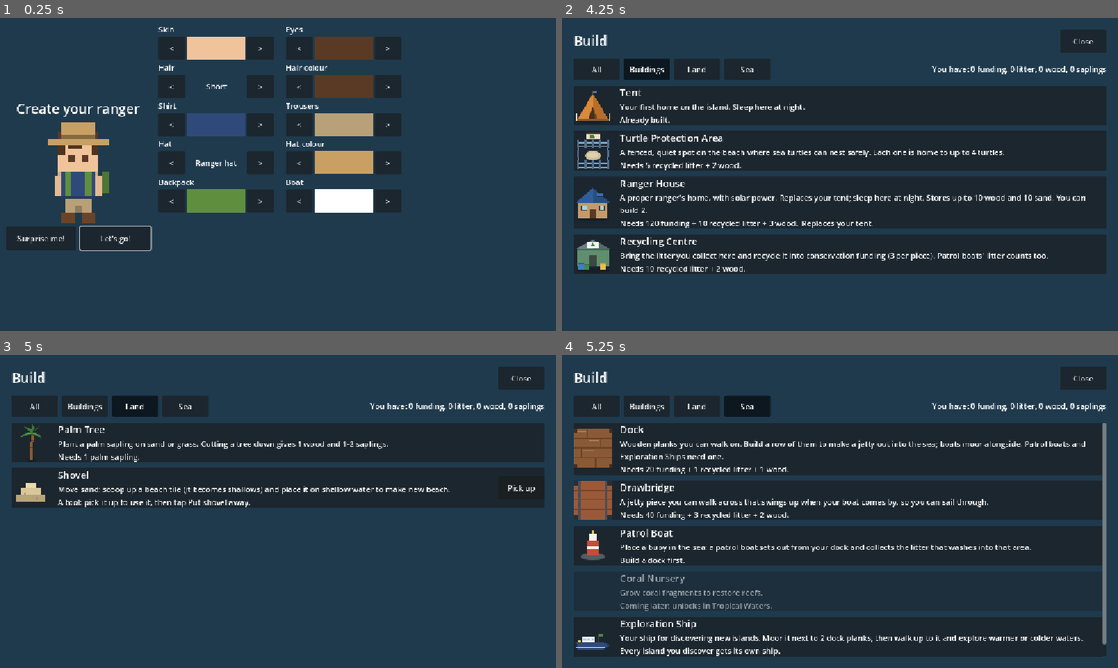
Above: before the commit, frames 1-4 (two rows, left to right).
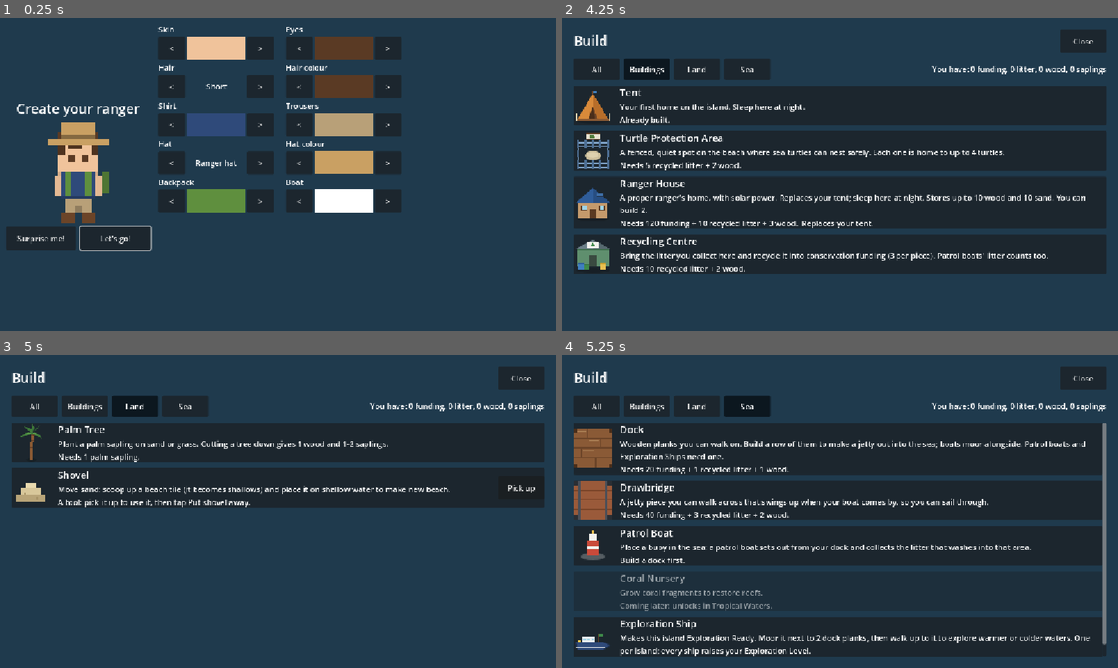
Above: after the commit, the same moments.

Repository: detronics-apps/ocean-haven
Game: Godot game, scene res://scenes/world/ocean_world.tscn
Same seed, same stepped clock (60 frames per second), same inputs: the game is played once before the commit and once after it.
Inputs:
- Up to frame 1 (0.25 s): no input
- Up to frame 2 (4.25 s): click "Let's go!" at 0.5 s; click "Place" at 1.25 s; click "Build" at 2 s; click "All" at 2.75 s; click "Buildings" at 3.5 s
- Up to frame 3 (5 s): click "Land" at 4.25 s
- Up to frame 4 (5.25 s): click "Sea" at 5 s

Frames 1-3 are identical in both runs. In frame 4, 1.3% of the frame differs, in the area x 10-95%, y 89-97%.

Commit message:
Exploration Ready: build your own Exploration Ship per island; Map shows a compass; master plan
Discovering an island no longer gives it a ship. One ship per island; the
Explore screen shows the Exploration Level (islands with a ship). The Map
answers just: discovered (else greyed out) and has a ship (compass).
docs/MASTER_PLAN.md: the end goal and the steps to it. Steadier animal tests.

Co-Authored-By: Claude Opus 5.5 <noreply@anthropic.com>

Diff:
--- /dev/null
+++ b/assets/ui/compass.svg
@@ -0,0 +1,14 @@
+<svg xmlns="http://www.w3.org/2000/svg" width="16" height="16" viewBox="0 0 16 16" shape-rendering="crispEdges">
+  <!-- Exploration Ready: a brass compass (shown faded on the Map when an island isn't ready yet) -->
+  <rect x="5" y="1" width="6" height="1" fill="#8a6a2e"/>
+  <rect x="3" y="2" width="10" height="1" fill="#8a6a2e"/>
+  <rect x="2" y="3" width="12" height="10" fill="#8a6a2e"/>
+  <rect x="3" y="13" width="10" height="1" fill="#8a6a2e"/>
+  <rect x="5" y="14" width="6" height="1" fill="#8a6a2e"/>
+  <rect x="4" y="3" width="8" height="1" fill="#f3ead2"/>
+  <rect x="3" y="4" width="10" height="8" fill="#f3ead2"/>
+  <rect x="4" y="12" width="8" height="1" fill="#f3ead2"/>
+  <rect x="7" y="4" width="2" height="4" fill="#d9483b"/>
+  <rect x="7" y="8" width="2" height="4" fill="#2a4a6e"/>
+  <rect x="7" y="7" width="2" height="2" fill="#f4d35e"/>
+</svg>
--- a/data/buildings/expedition_boat.tres
+++ b/data/buildings/expedition_boat.tres
@@ -7,13 +7,13 @@
 script = ExtResource("1_k7kwi")
 id = &"expedition_boat"
 display_name = "Exploration Ship"
-description = "Your ship for discovering new islands. Moor it next to 2 dock planks, then walk up to it and explore warmer or colder waters. Every island you discover gets its own ship."
+description = "Makes this island Exploration Ready. Moor it next to 2 dock planks, then walk up to it to explore warmer or colder waters. One per island; every ship raises your Exploration Level."
 order = 5
 texture = ExtResource("2_br52n")
 size = Vector2i(2, 1)
 terrain = PackedStringArray("water", "")
 cost_funding = 250
-max_count = 3
+one_per_island = true
 requires = &"dock"
 must_touch = &"dock"
 must_touch_count = 2
--- a/scripts/buildings/build_mode.gd
+++ b/scripts/buildings/build_mode.gd
@@ -93,6 +93,11 @@
 ## Why `data` doesn't fit at `cell`, in words for the placement bar ("" = it fits).
 func placement_problem(data: BuildingData, cell: Vector2i) -> String:
 	var name := data.display_name.to_lower()
+	if data.one_per_island:
+		var island := Regions.nearest(Terrain.centre_of(cell))
+		for other: Building in get_tree().get_nodes_in_group("buildings"):
+			if other.data.id == data.id and Regions.nearest(other.global_position) == island:
+				return "This island already has its %s." % name
 	for x in data.size.x:
 		for y in data.size.y:
 			if Terrain.at(get_tree(), Terrain.centre_of(cell + Vector2i(x, y))) not in data.terrain:
--- a/scripts/buildings/building_data.gd
+++ b/scripts/buildings/building_data.gd
@@ -43,6 +43,8 @@
 @export var movable := true
 ## Only one of these can exist (e.g. your home).
 @export var unique := false
+## At most one on each island (the Exploration Ship: one per island makes it Exploration Ready).
+@export var one_per_island := false
 ## At most this many can exist (0 = no limit).
 @export var max_count := 0
 ## How many of the animals that nest here it can hold at once (0 = none).
--- a/scripts/ui/explore_menu.gd
+++ b/scripts/ui/explore_menu.gd
@@ -1,11 +1,10 @@
 class_name ExploreMenu
 extends OverlayScreen
 ## The Exploration Ship's menu (only opened from the ship itself, never from the Map):
-## explore warmer or colder. Each finds the next undiscovered island that way, which
-## is then discovered for good (the Map can sail there from then on) and gets its own
-## Exploration Ship moored by the shore, to explore on from there.
-
-const SHIP := "res://data/buildings/expedition_boat.tres"
+## explore warmer or colder. Each finds the next undiscovered island that way, which is
+## then discovered for good (the Map can sail there from then on). To explore on from
+## there, establish an Exploration Ship on it (that makes it Exploration Ready, and
+## raises your Exploration Level: one per ship).
 
 
 func _enter_tree() -> void:
@@ -18,8 +17,10 @@
 
 
 func _fill() -> void:
+	var level := Regions.exploration_level(get_tree())
 	var note := Label.new()
-	note.text = "Where shall we explore? You'll find out what's there when you arrive."
+	note.text = "Exploration Level %d: %s. Where shall we explore? You'll find out what's there when you arrive." % [
+		level, "one ship" if level == 1 else "a network of %d ships" % level]
 	note.autowrap_mode = TextServer.AUTOWRAP_WORD_SMART
 	_content.add_child(note)
 	for direction in [Regions.WARMER, Regions.COLDER]:
@@ -41,39 +42,11 @@
 		_content.add_child(row)
 
 
-## Discovers the next island `direction`, moors a ship there, and sails there.
+## Discovers the next island `direction` and sails there.
 func explore(direction: StringName) -> void:
 	var region := Regions.next_undiscovered(direction)
 	if not region:
 		return
 	close()
 	Regions.discover(region)
-	moor_ship(get_tree(), region)
 	get_tree().call_group("hud", "voyage", region, true)
-
-
-## Adds an Exploration Ship in the shallows by the island's landing spot (if it hasn't one).
-static func moor_ship(tree: SceneTree, region: RegionData) -> void:
-	for building: Building in tree.get_nodes_in_group("buildings"):
-		if building.data.id == &"expedition_boat" and building.global_position.distance_to(region.center) < region.waters_radius:
-			return
-	var data: BuildingData = load(SHIP)
-	var mooring := Terrain.cell_of(region.boat_mooring)
-	for ring in range(1, 6):  # nearest spot all in water, not on the rowboat's mooring
-		for dx in range(-ring, ring + 1):
-			for dy in range(-ring, ring + 1):
-				var cell := mooring + Vector2i(dx, dy)
-				if maxi(absi(dx), absi(dy)) == ring and _ship_fits(tree, data, cell, mooring):
-					tree.get_first_node_in_group("build_mode").add_building(data, cell)
-					return
-
-
-static func _ship_fits(tree: SceneTree, data: BuildingData, cell: Vector2i, mooring: Vector2i) -> bool:
-	var footprint := Rect2i(cell, data.size)
-	if footprint.has_point(mooring):
-		return false
-	for x in data.size.x:
-		for y in data.size.y:
-			if Terrain.at(tree, Terrain.centre_of(cell + Vector2i(x, y))) not in data.terrain:
-				return false
-	return true
--- a/scripts/ui/voyage_map.gd
+++ b/scripts/ui/voyage_map.gd
@@ -3,7 +3,11 @@
 ## The Map: every region of the ocean. You can sail to any island you've discovered
 ## (the voyage fades out and in, and brings the ranger and their rowboat ashore there).
 ## Undiscovered islands are shown but can't be chosen: they're found by exploring
-## warmer or colder with the Exploration Ship (see ExploreMenu).
+## warmer or colder with the Exploration Ship (see ExploreMenu). The Map answers just two
+## questions: discovered? (greyed out if not) and has an Exploration Ship? (a compass).
+## Everything else (levels, upgrades) belongs in the ship's own screen.
+
+const COMPASS := preload("res://assets/ui/compass.svg")
 
 
 func _enter_tree() -> void:
@@ -19,11 +23,24 @@
 	var here := Regions.nearest(_ranger_position())
 	for region: RegionData in Regions.all():
 		var known := Regions.is_discovered(region)
-		var status := "You are here." if region == here else ("Discovered." if known
-			else "Not discovered yet: explore %s with your Exploration Ship to find it." % region.direction)
-		var lines: Array[String] = [region.display_name, region.description if known else region.theme, status]
-		var entry := card(region.map_icon, lines, not known)
+		var lines: Array[String] = [region.display_name, region.description if known else region.theme]
+		if region == here:
+			lines.append("You are here.")
+		elif not known:
+			lines.append("Not discovered yet.")
+		var entry := card(region.map_icon, lines)
 		entry.name = "Entry_" + region.id
+		if not known:
+			entry.modulate = Color(0.55, 0.58, 0.62, 0.8)  # greyed out
+		if Regions.exploration_ready(get_tree(), region):
+			var compass := TextureRect.new()
+			compass.name = "Compass"
+			compass.texture = COMPASS
+			compass.custom_minimum_size = Vector2(32, 32)
+			compass.expand_mode = TextureRect.EXPAND_IGNORE_SIZE
+			compass.size_flags_vertical = Control.SIZE_SHRINK_CENTER
+			compass.tooltip_text = "Has an Exploration Ship"
+			entry.get_child(0).add_child(compass)
 		if known and region != here:
 			var sail := Button.new()
 			sail.name = "Sail"
--- a/scripts/world/regions.gd
+++ b/scripts/world/regions.gd
@@ -42,6 +42,19 @@
 	return null
 
 
+## Has an Exploration Ship established on its island (so you can explore on from there).
+static func exploration_ready(tree: SceneTree, region: RegionData) -> bool:
+	for building: Building in tree.get_nodes_in_group("buildings"):
+		if building.data.action == &"explore" and nearest(building.global_position) == region:
+			return true
+	return false
+
+
+## One level per island with an Exploration Ship: the whole network gets more capable.
+static func exploration_level(tree: SceneTree) -> int:
+	return all().filter(func(region: RegionData) -> bool: return exploration_ready(tree, region)).size()
+
+
 ## For the save file.
 static func discovered_ids() -> Array:
 	return _discovered.keys()
--- a/tests/test_animals.gd
+++ b/tests/test_animals.gd
@@ -49,22 +49,30 @@
 
 	# --- A boat-speed approach doesn't scare dolphins; they come to look ---
 	var dolphin: Node2D = dolphins[0]
-	player.global_position = dolphin.global_position + Vector2(250, 0)  # from the open sea, like a boat
+	var rowboat: Node2D = world.get_node("Boat")  # untyped: Boat uses autoloads
+	rowboat.restore_aboard()  # at sea in the boat (on foot the ranger can't follow a dolphin out)
+	rowboat.global_position = dolphin.global_position + Vector2(250, 0)  # from the open sea
 	await physics_frame
 	var fled := false
 	for i in 600:  # until it relaxes (it may swim off a little first)
-		if player.global_position.distance_to(dolphin.global_position) > 60.0:
-			player.global_position = player.global_position.move_toward(dolphin.global_position, 2.5)  # 150 px/s
+		if rowboat.global_position.distance_to(dolphin.global_position) > 60.0:
+			rowboat.global_position = rowboat.global_position.move_toward(dolphin.global_position, 2.5)  # 150 px/s
 		await physics_frame
 		fled = fled or dolphin.get("_state") == 2
 		if dolphin.is_relaxed():
 			break
 	_expect(not fled, "dolphins don't flee from a cruising boat")
 	_expect(dolphin.is_relaxed(), "dolphin relaxed and curious (%.0f px away, calm %.1f s, state %d)" % [
-		player.global_position.distance_to(dolphin.global_position), dolphin.get("_calm"), dolphin.get("_state")])
+		rowboat.global_position.distance_to(dolphin.global_position), dolphin.get("_calm"), dolphin.get("_state")])
+	rowboat.restore_ashore()
+	for i in 5:
+		await physics_frame  # settle ashore before the next check moves the ranger
 
 	# --- Rushing at a crab sends it scuttling off ---
 	var crab: Node2D = crabs[0]
+	crab.global_position = crab.home()  # its spot on the beach (crabs roam, and inland of a roaming crab can be the lagoon)
+	crab.set("_state", 0)
+	crab.set("_rest_left", 5.0)
 	player.global_position = crab.global_position + crab.global_position.direction_to(Vector2.ZERO) * 150.0  # from inland
 	await physics_frame
 	var crab_fled := false
--- a/tests/test_voyage.gd
+++ b/tests/test_voyage.gd
@@ -3,7 +3,8 @@
 ## region but only sails to discovered ones; islands are discovered by exploring
 ## warmer or colder with the Exploration Ship, which finds the next undiscovered
 ## island that way (Colder: Kelp Forest, Deep Sea, Polar Ocean. Warmer: Mangrove
-## Coast, Tropical Reef), moors a ship there, and brings you ashore.
+## Coast, Tropical Reef) and brings you ashore. An island is Exploration Ready once it has
+## its own Exploration Ship (one per island); each ship raises the Exploration Level.
 ## Run: godot --headless --path . --script res://tests/test_voyage.gd --quit-after 300000
 
 var _failed := false
@@ -75,9 +76,20 @@
 	var kelp: Resource = region.call("kelp_forest")
 	_expect(player.global_position == kelp.arrival and boat.global_position == kelp.boat_mooring, "arrived at the Kelp Forest with the rowboat")
 	_expect(regions.is_discovered(kelp), "the Kelp Forest is discovered for good")
-	var kelp_ships := _ships().filter(func(s: Node2D) -> bool: return s.global_position.distance_to(kelp.center) < kelp.waters_radius)
-	_expect(kelp_ships.size() == 1 and kelp_ships[0].global_position.distance_to(kelp.arrival) < 120.0,
-		"an Exploration Ship is moored by the landing spot there")
+	_expect(_ships().size() == 1 and not regions.exploration_ready(self, kelp) and regions.exploration_ready(self, region.call("home_island")),
+		"discovering gives no ship: the Kelp Forest isn't Exploration Ready yet")
+	_expect(regions.exploration_level(self) == 1, "Exploration Level 1: one ship")
+	map.open()
+	_expect(map.find_child("Entry_home_island", true, false).find_child("Compass", true, false) != null
+		and map.find_child("Entry_kelp_forest", true, false).find_child("Compass", true, false) == null,
+		"the Map shows a compass only on islands with an Exploration Ship")
+	map.close()
+	_expect(build_mode.placement_problem(ship, Vector2i(-3, 8)).contains("already has"), "one Exploration Ship per island")
+	# Establish a ship at the Kelp Forest (in the water by the landing spot).
+	var kelp_cell := Vector2i((kelp.boat_mooring / 32.0).floor()) + Vector2i(-2, 1)
+	build_mode.add_building(ship, kelp_cell)
+	_expect(regions.exploration_ready(self, kelp) and regions.exploration_level(self) == 2,
+		"a ship there makes it Exploration Ready: Exploration Level 2")
 
 	# --- From the Kelp Forest: colder is the Deep Sea, warmer still the Mangrove Coast ---
 	_expect(regions.next_undiscovered(&"colder") == region.call("deep_sea")
Not shown, added: assets/ui/compass.svg.import
Not shown, changed: CLAUDE.md
Not shown, changed: docs/GAME_DESIGN.md
Not shown, added: docs/MASTER_PLAN.md
